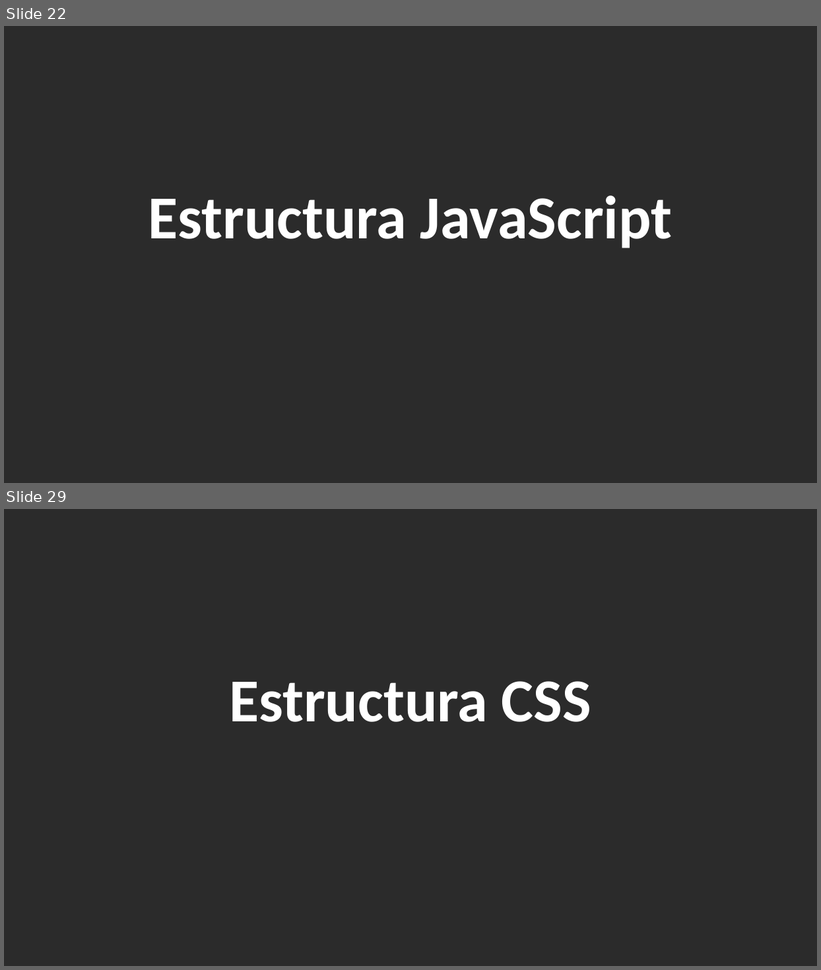
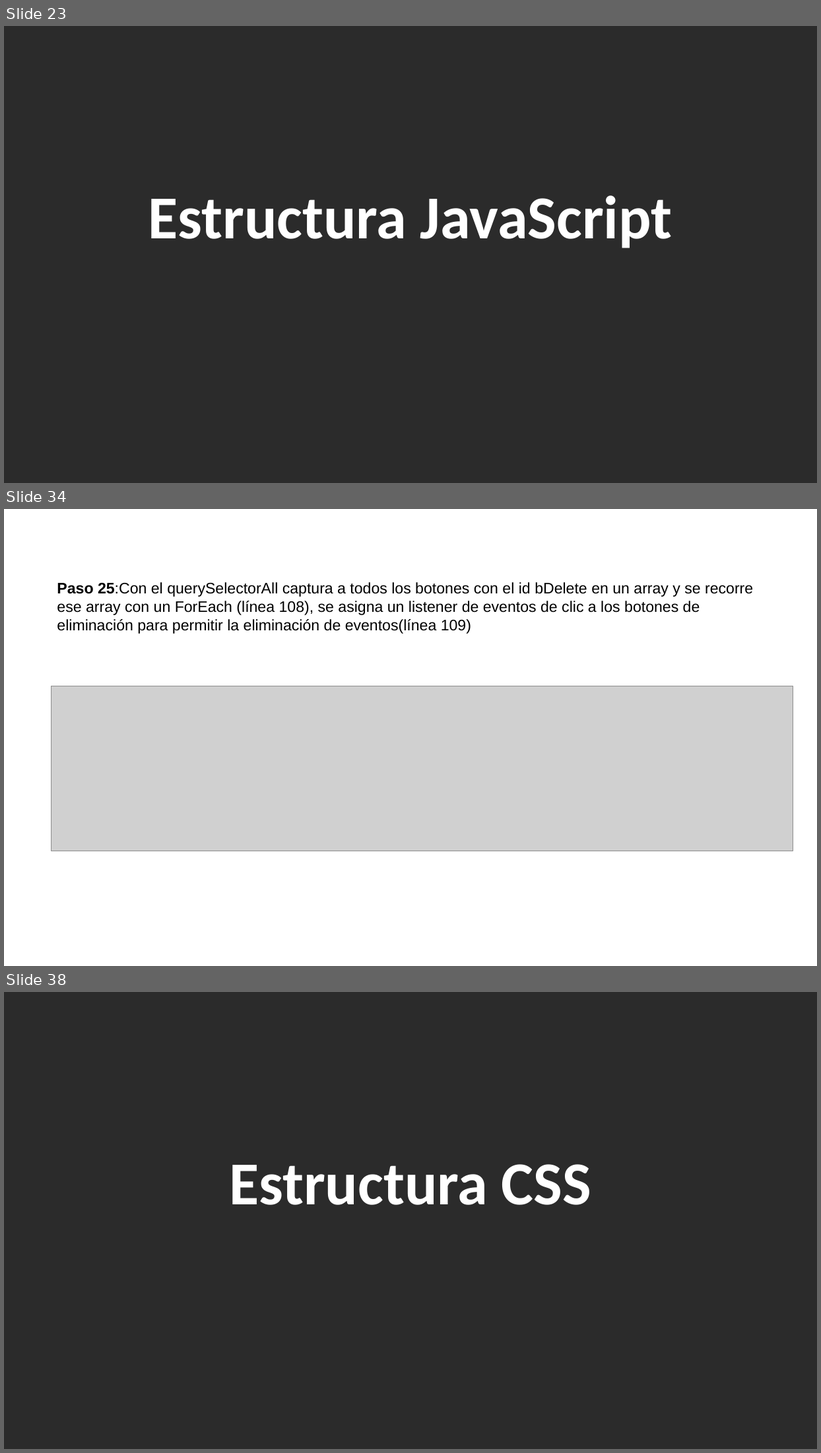
Before and after one commit to ADS02023/eventoDias, a slide deck: DiasEventos.pptx. Shown one above the other, each under a label of ours: slides 22 and 29 before the commit, slides 23, 34 and 38 after it; the slides between them are not shown. The pictures are 821x970 and 821x1453 pixels, drawn with LibreOffice and Linux fonts; fonts in the diff are those of the drawing; grey boxes stand for pictures; background and template pictures are left out; a plain dark background stands for a picture behind light text. Boxes give left, top, right and bottom in pixels: in the first picture for what was removed or moved away, otherwise in the second. Text is boxed around its words. In the diff, an @@ line names an element or a change of style, - is before the commit and + after.

```diff
--- a/DiasEventos.pptx
+++ b/DiasEventos.pptx
@@ slide 34 added at (4,509,817,966), background picture (left out) @@
@@ text added at (57,582,753,634), 18 pt, text #000000 @@
+Paso 25:Con el querySelectorAll captura a todos los botones con el id bDelete en un array y se recorre ese array con un ForEach (línea 108), se asigna un listener de eventos de clic a los botones de eliminación para permitir la eliminación de eventos(línea 109)
@@ picture added at (51,687,793,852) @@
@@ what was slide 22 is now slide 23 @@
@@ what was slide 29 is now slide 38 @@
```
Also in this commit, not shown: 16 slides changed, 12 other slides added, 2 slides removed, 4 other files.
